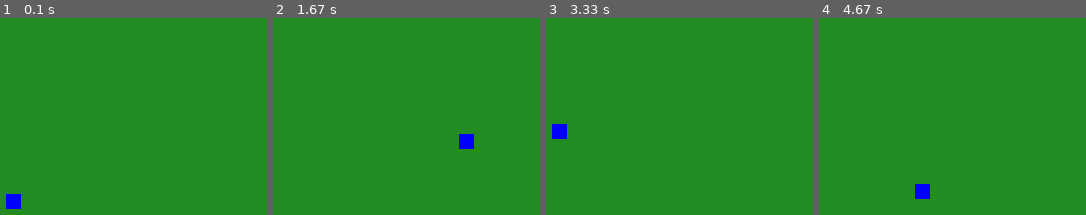
Above: before the commit, frames 1-4 (left to right).
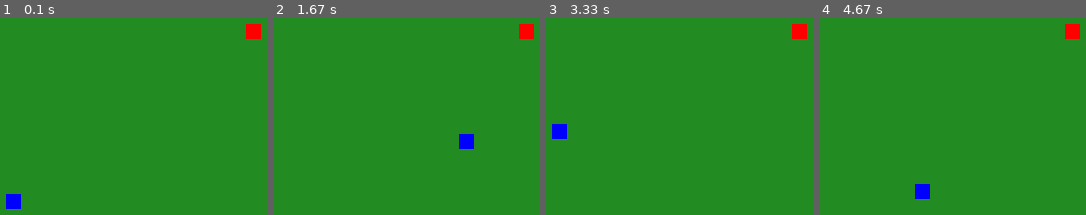
Above: after the commit, the same moments.

Repository: shdoong/Pygame_project
Game: pygame game, started from Doong_pygame.py
Two runs of this game, one before a commit and one after it. Both use one fixed random seed, a clock stepped at 60 frames per second and the inputs below.
Inputs:
- Up to frame 1 (0.1 s): no input
- Up to frame 2 (1.67 s): hold Right 0.33-0.8 s; hold Up 0.83-1.13 s; hold Right 1.17-1.63 s
- Up to frame 3 (3.33 s): hold Left 1.67-2.2 s; hold Down 2.23-2.53 s; hold Left 2.57-2.97 s; hold Up from 3 s (still down)
- Up to frame 4 (4.67 s): release Up at 3.37 s; hold Right 3.4-4.03 s; hold Down 4.07-4.43 s; hold Left from 4.47 s (still down)

The runs differ from the first frame. In frame 1, 0.4% of the frame differs, in the area x 92-98%, y 3-11%; in frame 2, 0.4%; in frame 3, 0.4%; in frame 4, 0.4%.

Commit message:
Adds additional object

Diff:
--- a/Doong_pygame.py
+++ b/Doong_pygame.py
@@ -15,6 +15,8 @@
 
 clock = pygame.time.Clock()
 
+size = 15
+
 pygame.display.set_caption("Doong Pygame")
 
 def main():
@@ -27,6 +29,12 @@
 	x_change = 0
 	y_change = 0
 	movement = 10
+
+	randX = round(random.randrange(0, width - size)/10.0)*10.0
+	randY = round(random.randrange(0, height - size)/10.0)*10.0
+
+	#randX = random.randrange(0, width - size)
+	#randY = random.randrange(0, height - size)
 
 	gameDisplay = pygame.display.set_mode((width,height))
 
@@ -57,17 +65,22 @@
 		f = pygame.font.Font(None, 32)
 		if start_x >= width or start_x <= 0 or start_y >= height or start_y <= 0:
 			gameExit = True
-			label = f.render("Game over!", True, red)
-			gameDisplay.blit(label, [width/2, height/2])
-			pygame.display.update()
+			# label = f.render("Game over!", True, red)
+			# gameDisplay.blit(label, [width/2, height/2])
+			# pygame.display.update()
 
 		start_x += x_change
 		start_y += y_change
 
 		gameDisplay.fill(green)
-		pygame.draw.rect(gameDisplay, blue, [start_x, start_y, 15, 15])
+		pygame.draw.rect(gameDisplay, red, [randX, randY, size, size])
+		pygame.draw.rect(gameDisplay, blue, [start_x, start_y, size, size])
 		#pygame.draw.rect(gameDisplay, red, [100,200, 15, 15])
 		pygame.display.update()
+
+		if start_x == randX and start_y == randY:
+			randX = round(random.randrange(0, width - size)/10.0)*10.0
+			randY = round(random.randrange(0, height - size)/10.0)*10.0
 
 		clock.tick(fps)
 
